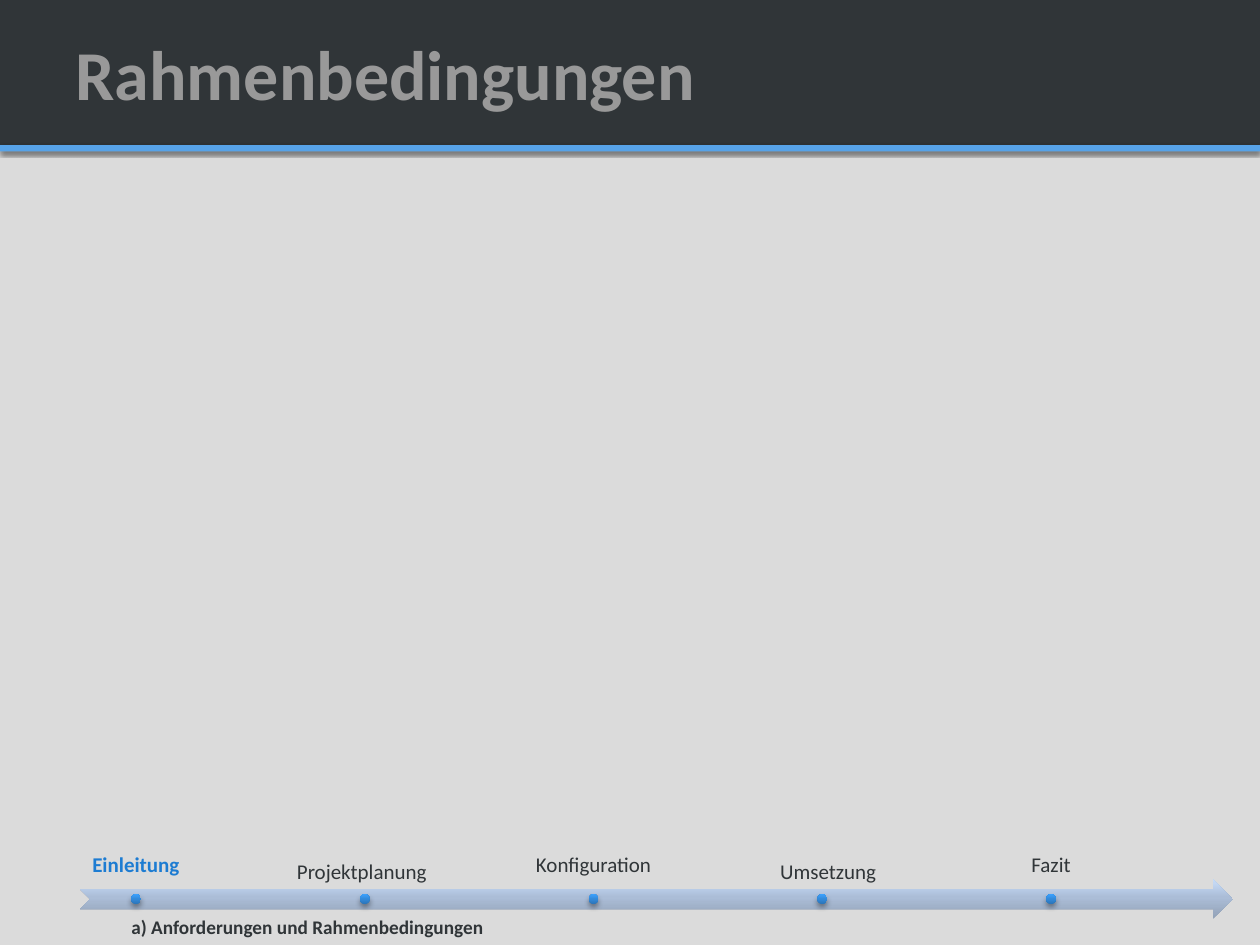
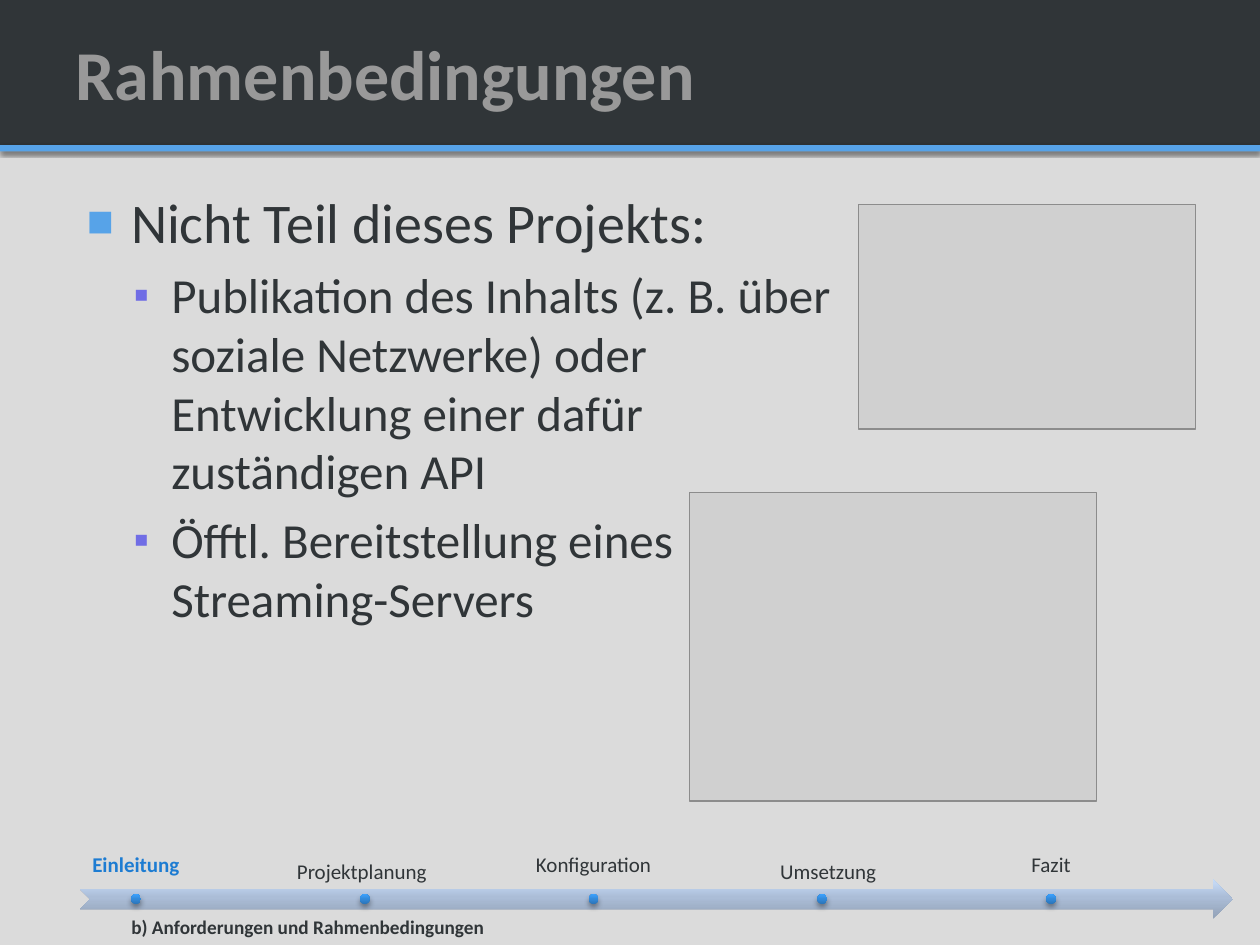
Before and after one commit to SAS-Systems/Unveiled-Documentation, a slide deck: slide 8 of Unveiled_MidtermPresentation_V0.1.pptx (slide 7 before the commit). Drawn at 1260x945 pixels with LibreOffice and Linux fonts; fonts in the diff are those of the drawing; grey boxes stand for pictures; background and template pictures are left out. Boxes give left, top, right and bottom in pixels: in the first picture for what was removed or moved away, otherwise in the second. Text is boxed around its words. In the diff, an @@ line names an element or a change of style, - is before the commit and + after.

```diff
--- a/Unveiled_MidtermPresentation_V0.1.pptx
+++ b/Unveiled_MidtermPresentation_V0.1.pptx
@@ text added at (131, 204, 831, 626), 28 pt, text #303538 @@
+■ Nicht Teil dieses Projekts:
+  ▪ Publikation des Inhalts (z. B. über soziale Netzwerke) oder Entwicklung einer dafür zuständigen API
+  ▪ Öfftl. Bereitstellung eines Streaming-Servers
@@ picture added at (858, 204, 1196, 428) @@
@@ picture added at (689, 493, 1096, 801) @@
@@ text at (131, 920, 484, 938): text changed @@
-a) Anforderungen und Rahmenbedingungen
+b) Anforderungen und Rahmenbedingungen
```
Also in this commit, not shown: 3 other slides changed, 1 slide added.
